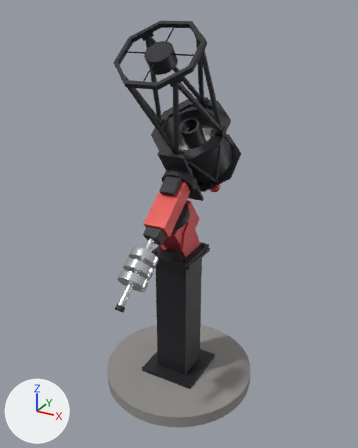
One commit to the glTF model public/telescope-models/cygnus-rc14.glb: the scene before it, then after it.
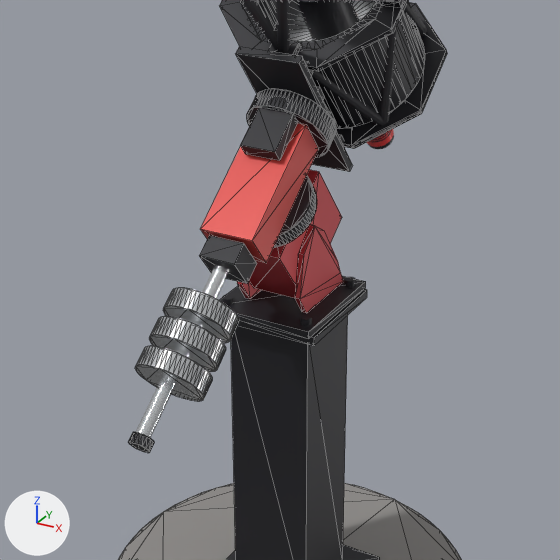
Old and new are each drawn whole from a camera (50 mm lens) standing at (1.492, -2.712, 2.627) and looking at (0.026, -0.046, 1.294) and again close up on the part from 18% to 80% of the width and 30% to 79% of the height. The lights are fixed; the arrows at lower left show +X, +Y and +Z. The first two pictures are the older version. The close-ups show mesh edges as thin lines. Where no turn or scale is listed for an object, it has been applied to the vertices.

The first close-up shows 'ME_BasePlate', 'ME_Counterweight_2', 'ME_DEC_Disc', 'ME_LatPlate_L', 'ME_LatPlate_R', 'ME_LowerBody', 'ME_UpperHousing', 'ME_VersaPlate', 'ObsPad', 'PierColumn', 'RC14_RearCell', 'RC14_Ring1', 'RC14_Ring2' and 25 more.
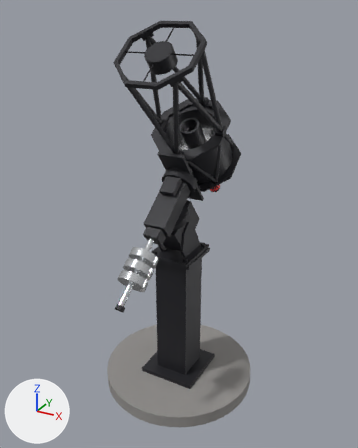
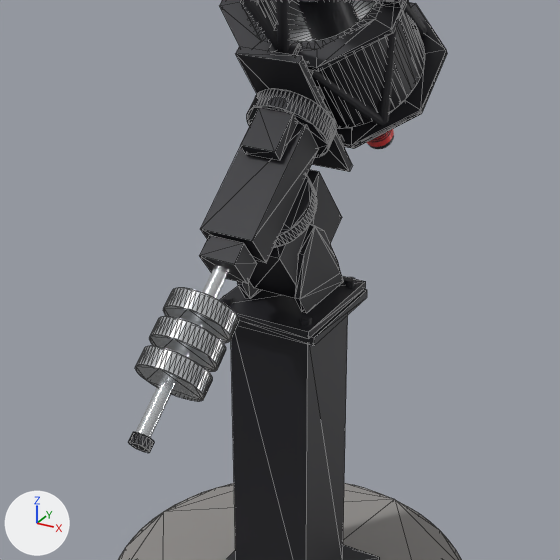
Where the change shows, as pixel boxes (x1, y1, x2, y2) in the close-ups (560 x 560 px):
'ME_UpperHousing', recoloured (darker): (200, 123, 319, 263) in both
'ME_LowerBody', recoloured (red to black): (249, 170, 342, 298) in both
'ME_LatPlate_R', recoloured (red to black): (295, 225, 344, 313) in both
'ME_LatPlate_L', recoloured: (237, 281, 261, 299) in both

The edits, one by one:
me_me_latplate_l_001 has 16 vertices, 28 faces and spans x -0.008..0.008, y -0.12..0.14, z 0.0..0.24.
me_me_latplate_l_001 no longer uses material mat_bisquered_002 (red #c43f45).
me_me_latplate_l_001 gains material mat_anodizedblack_001 (black #27272c).
me_me_latplate_r_001 has 16 vertices, 28 faces and spans x -0.008..0.008, y -0.12..0.14, z 0.0..0.24.
me_me_latplate_r_001 no longer uses material mat_bisquered_002 (red #c43f45).
me_me_latplate_r_001 gains material mat_anodizedblack_001 (black #27272c).
me_me_lowerbody_001 has 8 vertices, 12 faces and spans x -0.079..0.079, y -0.115..0.115, z -0.135..0.135.
me_me_lowerbody_001 no longer uses material mat_bisquered (red #c43f45).
me_me_lowerbody_001 gains material mat_anodizedblack_001 (black #27272c).
me_me_upperhousing has 8 vertices, 12 faces and spans x -0.075..0.075, y -0.175..0.175, z -0.055..0.055.
me_me_upperhousing no longer uses material mat_bisquered_001 (red #da453f).
me_me_upperhousing gains material mat_anodizedblack_001 (black #27272c).
